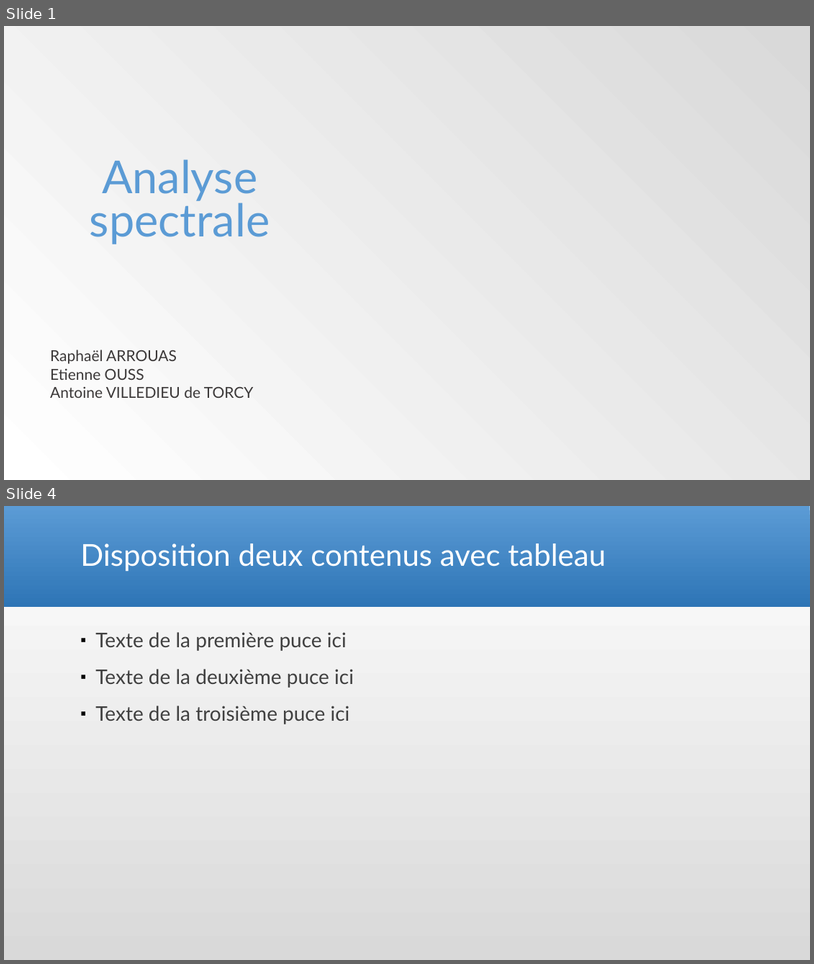
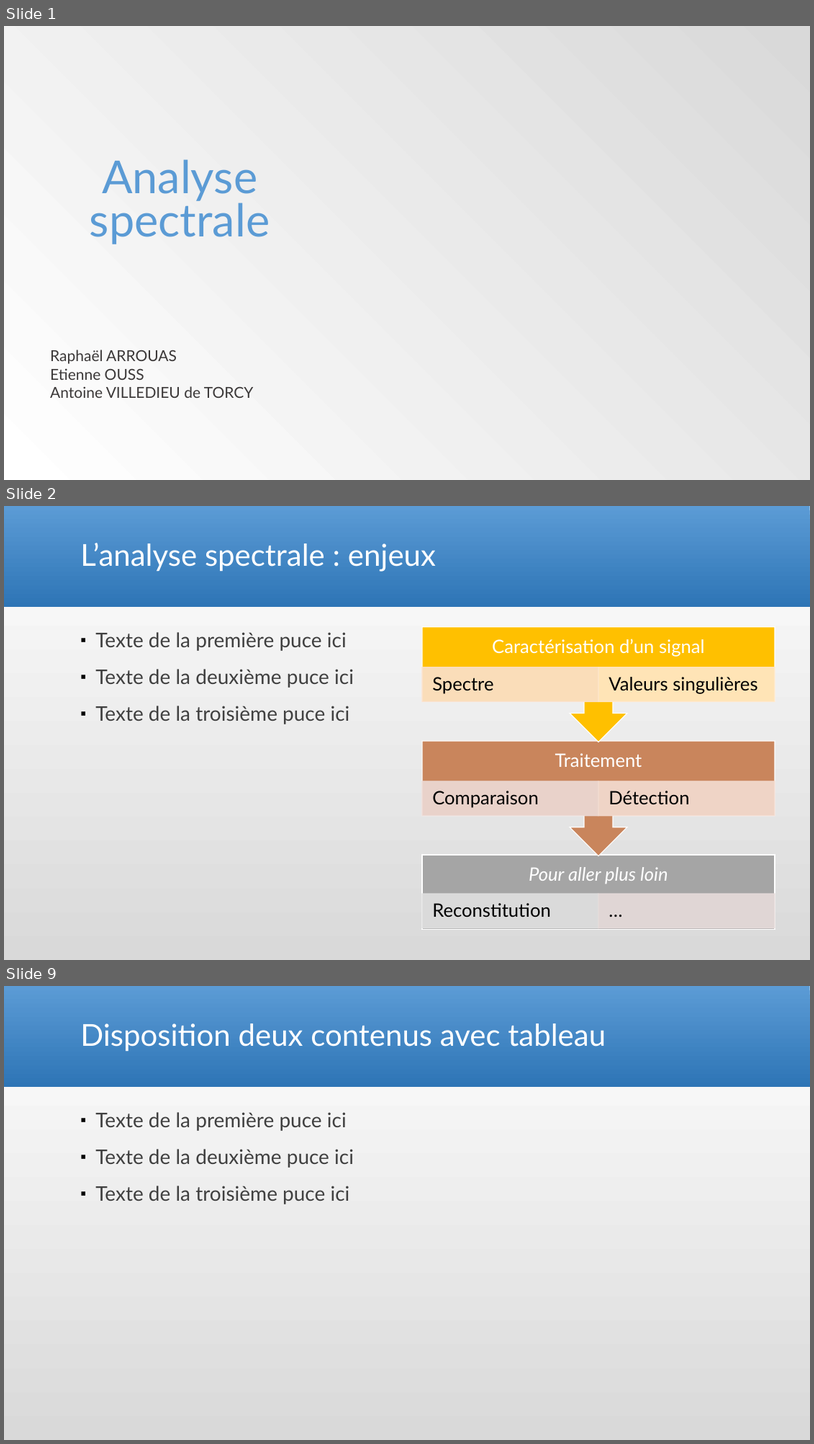
Before and after one commit to Arcyno/analyse_spectrale, a slide deck: Analyse spectrale_etienne.pptx. Shown one above the other, each under a label of ours: slides 1 and 4 before the commit, slides 1, 2 and 9 after it; the slides between them are not shown. The pictures are 814x964 and 814x1444 pixels, drawn with LibreOffice and Linux fonts; fonts in the diff are those of the drawing; background and template pictures are left out. Boxes give left, top, right and bottom in pixels: in the first picture for what was removed or moved away, otherwise in the second. Text is boxed around its words. In the diff, an @@ line names an element or a change of style, - is before the commit and + after.

```diff
--- a/Analyse spectrale_etienne.pptx
+++ b/Analyse spectrale_etienne.pptx
@@ slide 2 added at <box>4,506,810,960</box>, background gradient #D9D9D9 to #FFFFFF; not listed: 1 template element that a slide beside it also shows @@
@@ title added at <box>80,543,436,572</box>, 36 pt, text #FFFFFF @@
+L’analyse spectrale : enjeux
@@ text added at <box>95,632,354,724</box>, 24 pt, text #404040 @@
+▪ Texte de la première puce ici
+▪ Texte de la deuxième puce ici
+▪ Texte de la troisième puce ici
@@ group added at <box>422,627,775,929</box>: 9 texts, 7 rectangles, 2 up arrow callouts @@
+Pour aller plus loin
+Reconstitution
+…
+Traitement
+Comparaison
+Détection
+Caractérisation d’un signal
+Spectre
+Valeurs singulières
@@ what was slide 4 is now slide 9 @@
```
Also in this commit, not shown: 3 slides changed, 4 other slides added.
